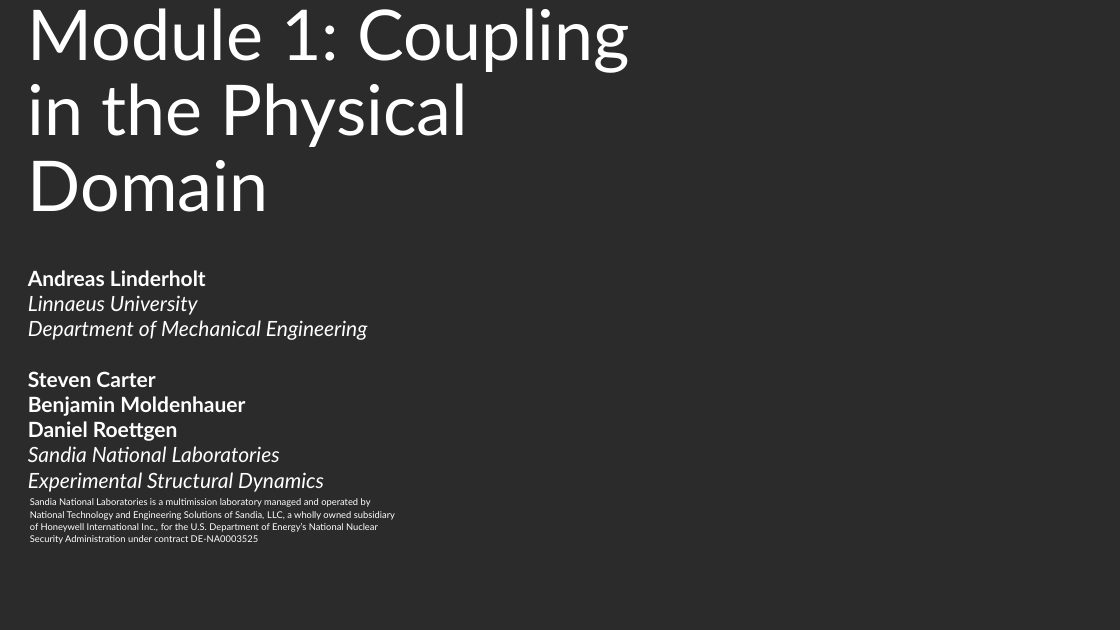
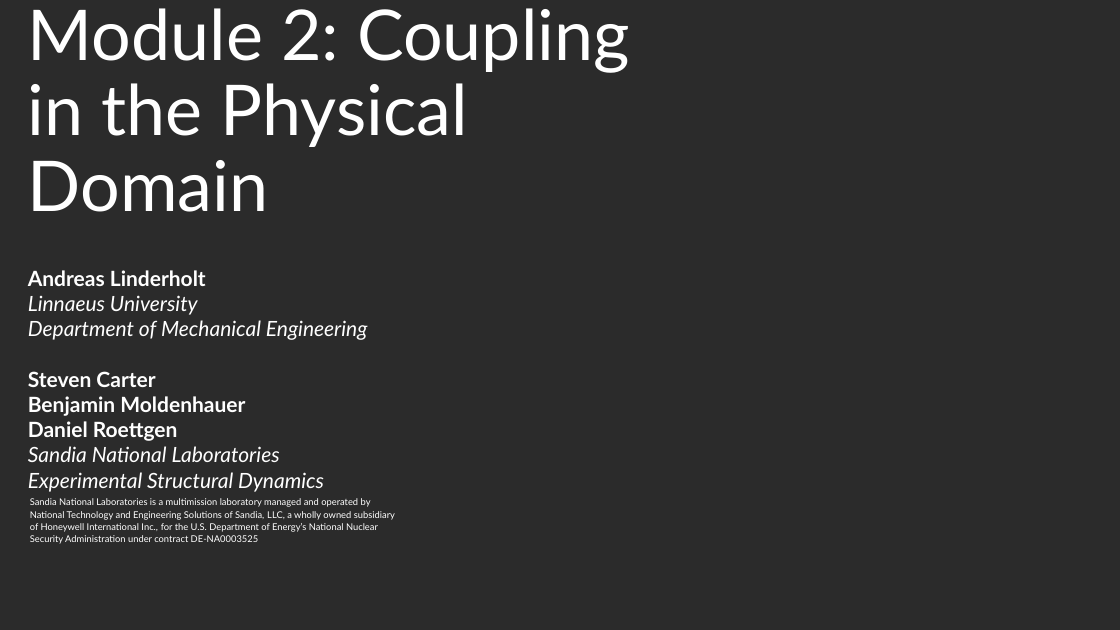
Before and after one commit to spcarte/IMAC_Substructuring_ShortCourse, a slide deck: slide 1 of Course Notes/Mod2_PhysicalCoupling.pptx. Drawn at 1120x630 pixels with LibreOffice and Linux fonts; fonts in the diff are those of the drawing; background and template pictures are left out; a plain dark background stands for a picture behind light text. Boxes give left, top, right and bottom in pixels: in the first picture for what was removed or moved away, otherwise in the second. Text is boxed around its words. In the diff, an @@ line names an element or a change of style, - is before the commit and + after.

```diff
--- a/Course Notes/Mod2_PhysicalCoupling.pptx
+++ b/Course Notes/Mod2_PhysicalCoupling.pptx
@@ title at [28, 8, 630, 212]: text changed @@
-Module 1: Coupling in the Physical Domain
+Module 2: Coupling in the Physical Domain
```
Also in this commit, not shown: 1 other slide changed.
